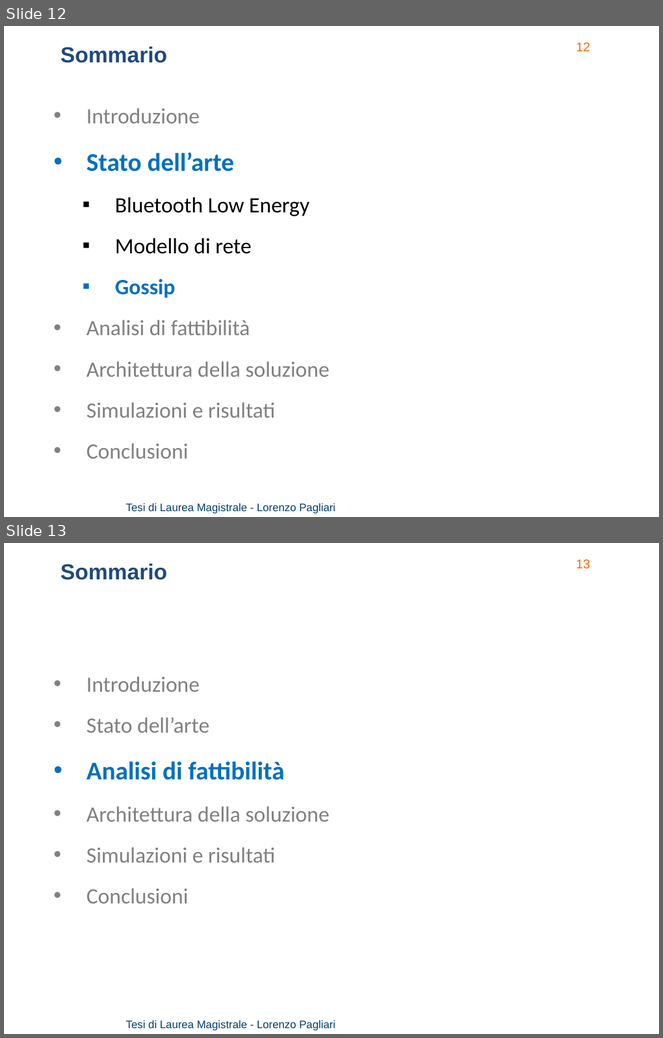
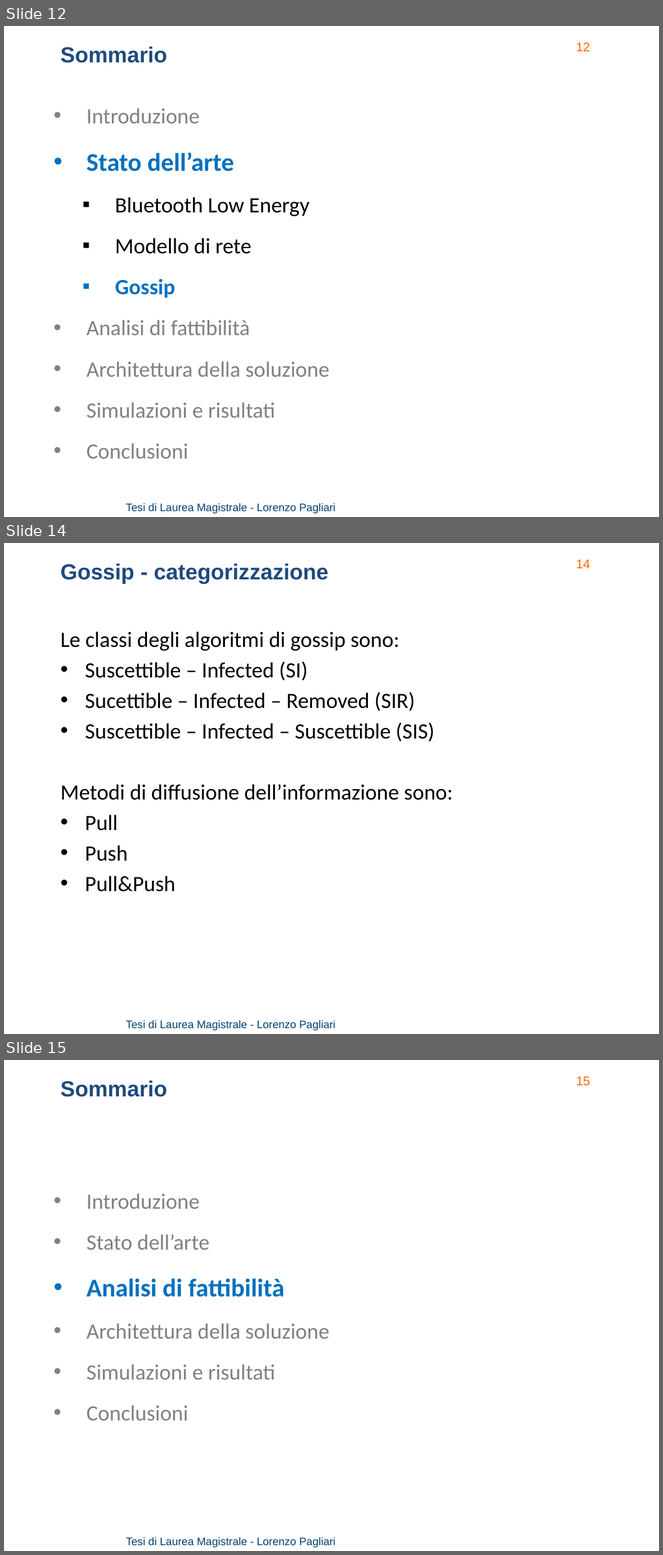
Before and after one commit to lorenzo-pagliari/Tesi, a slide deck: presentazione/Pagliari Lorenzo presentazione.pptx. Shown one above the other, each under a label of ours: slides 12 and 13 before the commit, slides 12, 14 and 15 after it; the slides between them are not shown. The pictures are 663x1038 and 663x1555 pixels, drawn with LibreOffice and Linux fonts; fonts in the diff are those of the drawing; background and template pictures are left out. Boxes give left, top, right and bottom in pixels: in the first picture for what was removed or moved away, otherwise in the second. Text is boxed around its words. In the diff, an @@ line names an element or a change of style, - is before the commit and + after.

```diff
--- a/presentazione/Pagliari Lorenzo presentazione.pptx
+++ b/presentazione/Pagliari Lorenzo presentazione.pptx
@@ slide 14 added at (x1=4, y1=543, x2=659, y2=1034), background picture (left out); not listed: 2 template elements that a slide beside it also shows @@
@@ text added at (x1=61, y1=563, x2=329, y2=584), 24 pt, text #1F497D, bold @@
+Gossip - categorizzazione
@@ text added at (x1=61, y1=631, x2=453, y2=892), 24 pt, text #000000 @@
+Le classi degli algoritmi di gossip sono:
+• Suscettible – Infected (SI)
+• Sucettible – Infected – Removed (SIR)
+• Suscettible – Infected – Suscettible (SIS)
+Metodi di diffusione dell’informazione sono:
+• Pull
+• Push
+• Pull&Push
@@ what was slide 13 is now slide 15 @@
@@ page number at (x1=576, y1=1076, x2=590, y2=1086): text changed @@
-13
+15
```
Also in this commit, not shown: 1 slide changed, 5 other slides added, 12 slides removed, 3 other files.
